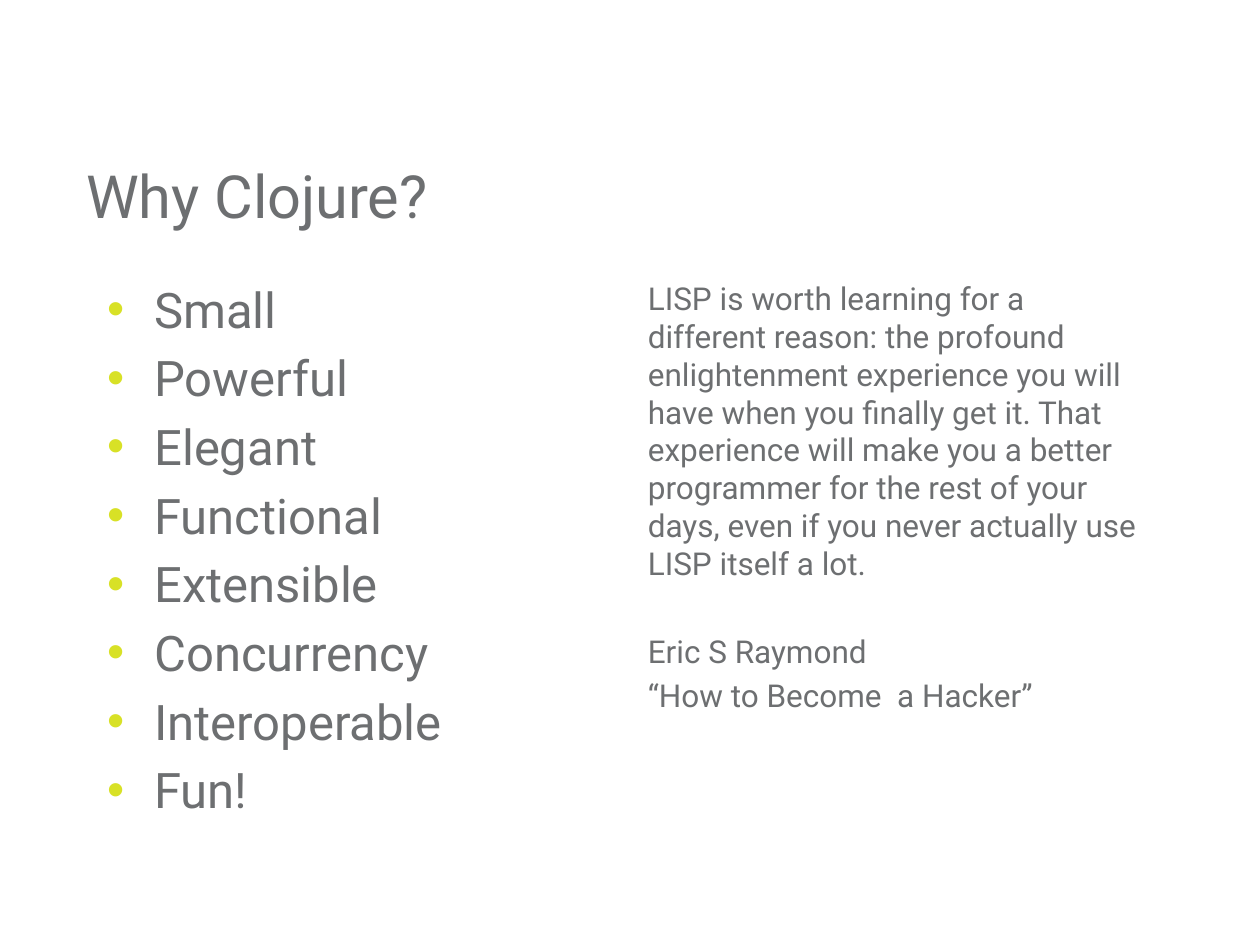
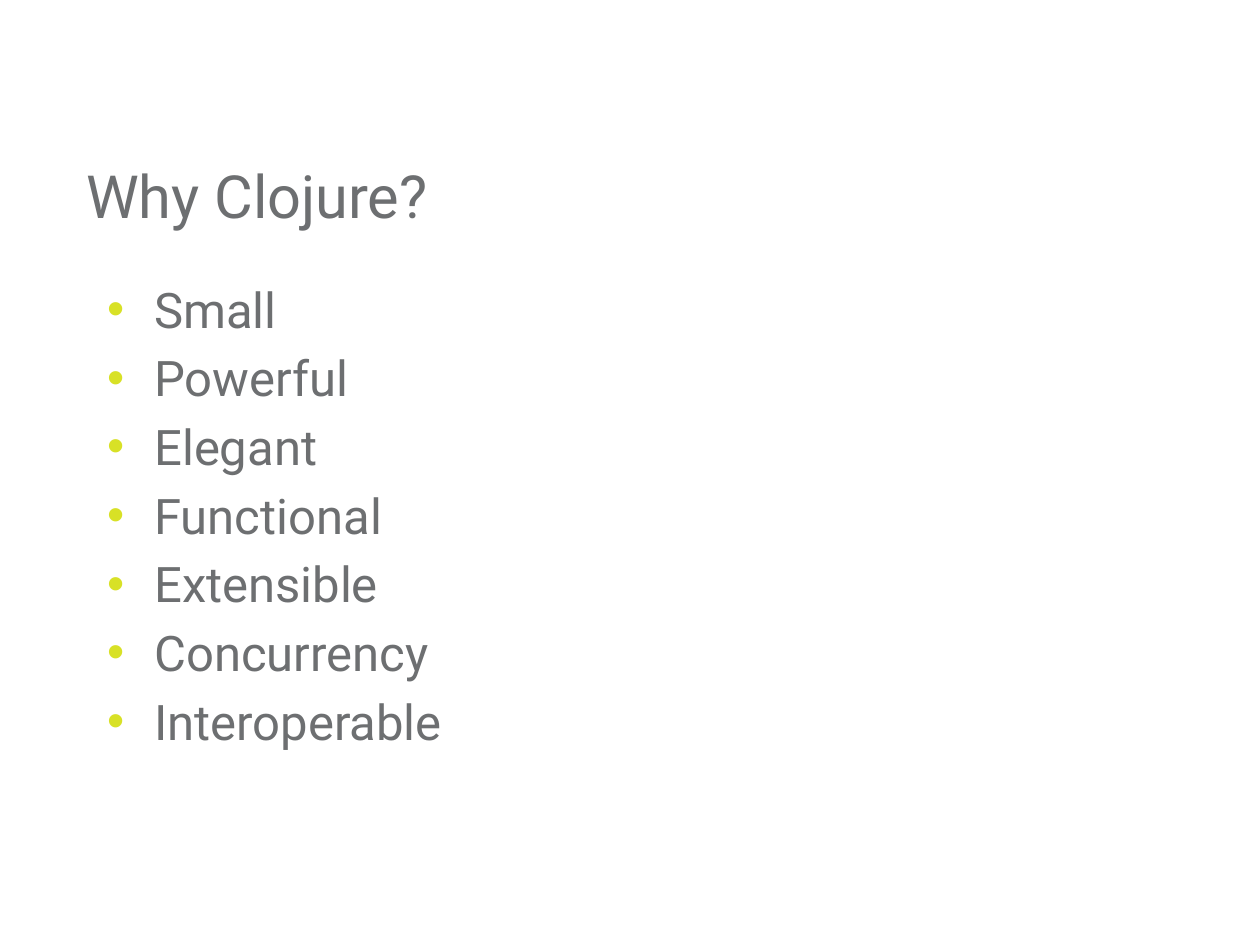
Before and after one commit to mjul/top-10-clojure-ndc-2011, a slide deck: slide 2 of Top Things to Learn From Clojure.pptx. Drawn at 1260x945 pixels with LibreOffice and Linux fonts; fonts in the diff are those of the drawing; background and template pictures are left out. Boxes give left, top, right and bottom in pixels: in the first picture for what was removed or moved away, otherwise in the second. Text is boxed around its words. In the diff, an @@ line names an element or a change of style, - is before the commit and + after.

```diff
--- a/Top Things to Learn From Clojure.pptx
+++ b/Top Things to Learn From Clojure.pptx
@@ text removed at bbox=[648, 286, 1136, 708] @@
-LISP is worth learning for a different reason: the profound enlightenment experience you will have when you finally get it. That experience will make you a better programmer for the rest of your days, even if you never actually use LISP itself a lot.
-Eric S Raymond
-“How to Become a Hacker”
@@ text at bbox=[154, 773, 247, 809]: paragraph removed @@
-• Fun!
```
Also in this commit, not shown: 7 other slides changed, 1 slide added, 1 slide removed.
